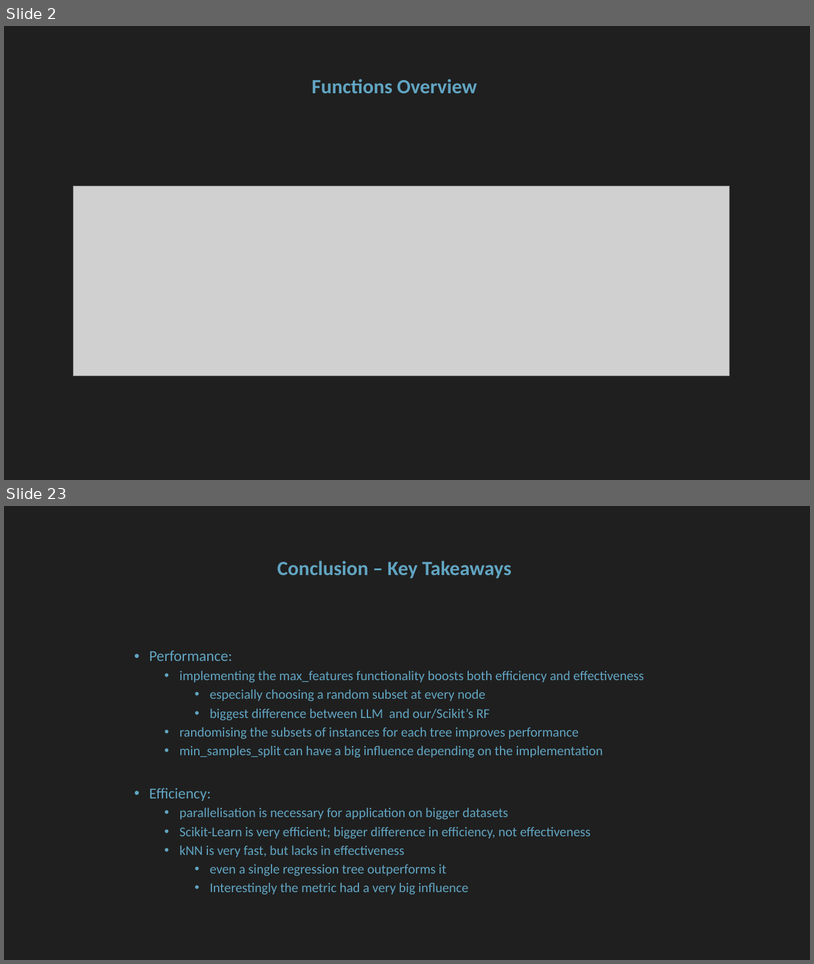
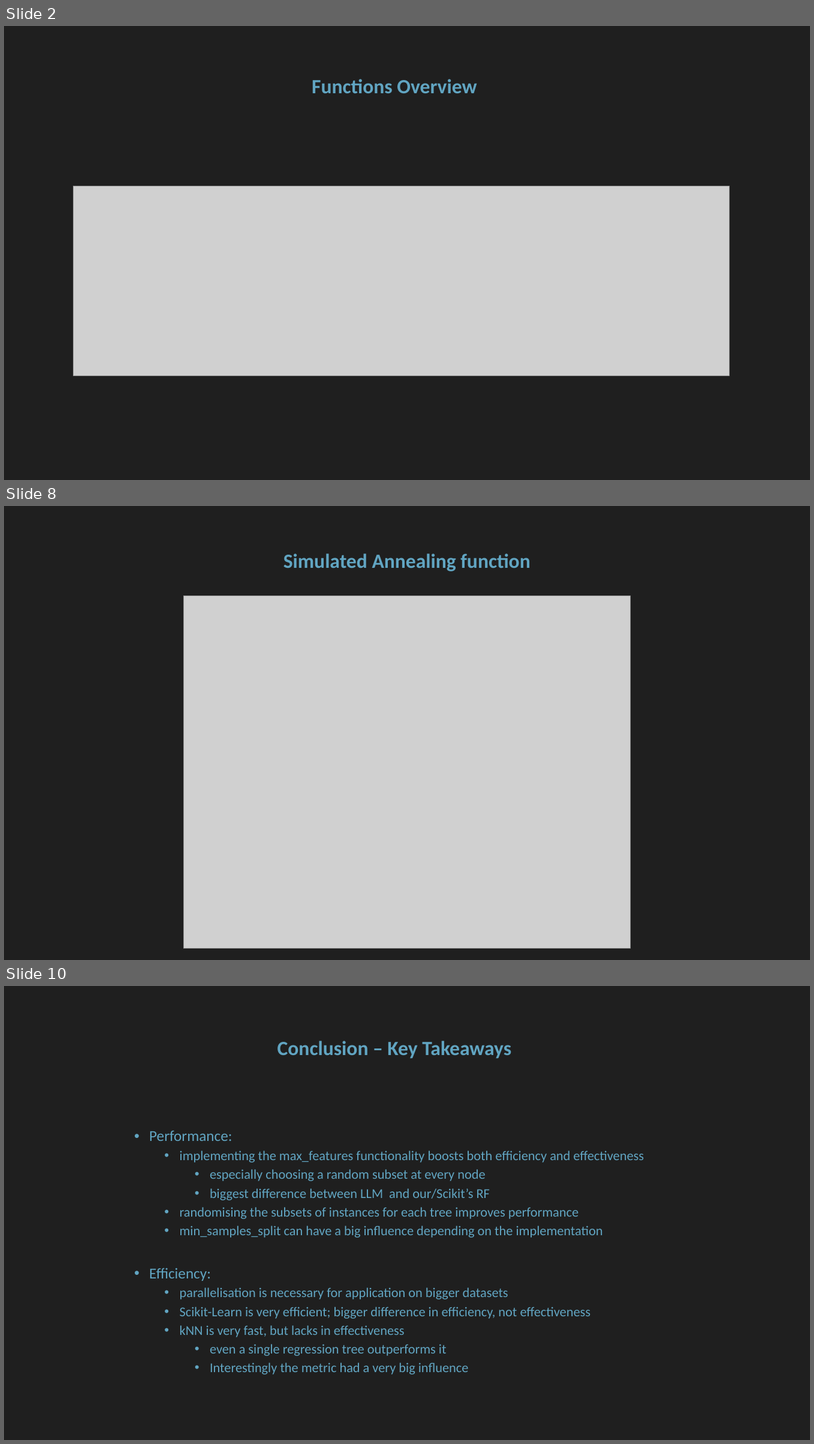
Before and after one commit to floengl/Machine-Learning, a slide deck: Exercise_3/Exercise3_slides.pptx. Shown one above the other, each under a label of ours: slides 2 and 23 before the commit, slides 2, 8 and 10 after it; the slides between them are not shown. The pictures are 814x964 and 814x1444 pixels, drawn with LibreOffice and Linux fonts; fonts in the diff are those of the drawing; grey boxes stand for pictures. Boxes give left, top, right and bottom in pixels: in the first picture for what was removed or moved away, otherwise in the second. Text is boxed around its words. In the diff, an @@ line names an element or a change of style, - is before the commit and + after.

```diff
--- a/Exercise_3/Exercise3_slides.pptx
+++ b/Exercise_3/Exercise3_slides.pptx
@@ slide 8 added at (4, 506, 810, 960), background #1F1F1F @@
@@ title added at (284, 553, 530, 571), 24 pt, text #61A5C2, bold @@
+Simulated Annealing function
@@ picture added at (183, 596, 631, 948) @@
@@ what was slide 23 is now slide 10 @@
```
Also in this commit, not shown: 4 slides changed, 2 other slides added, 16 slides removed, 6 other files.
